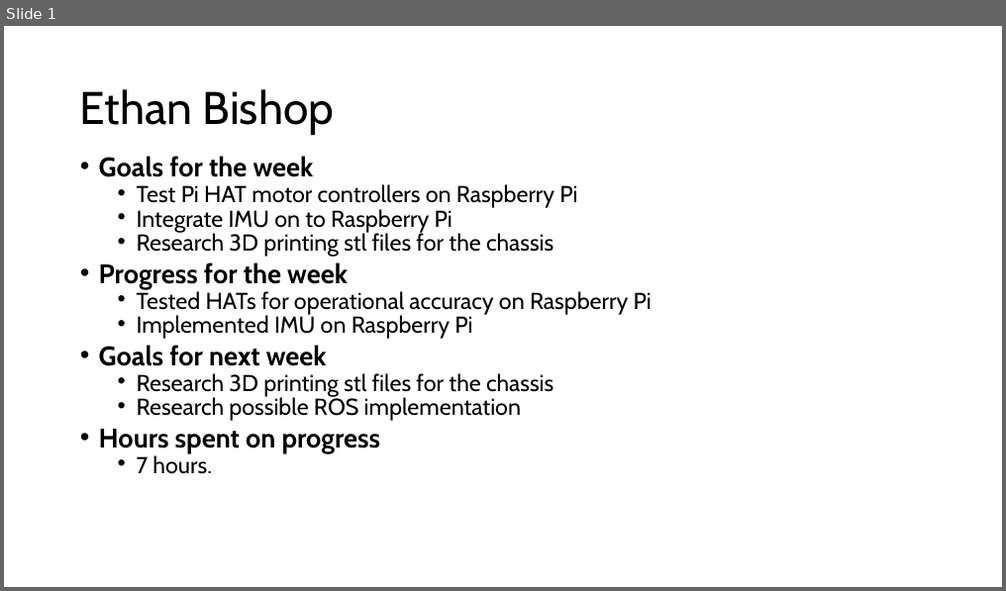
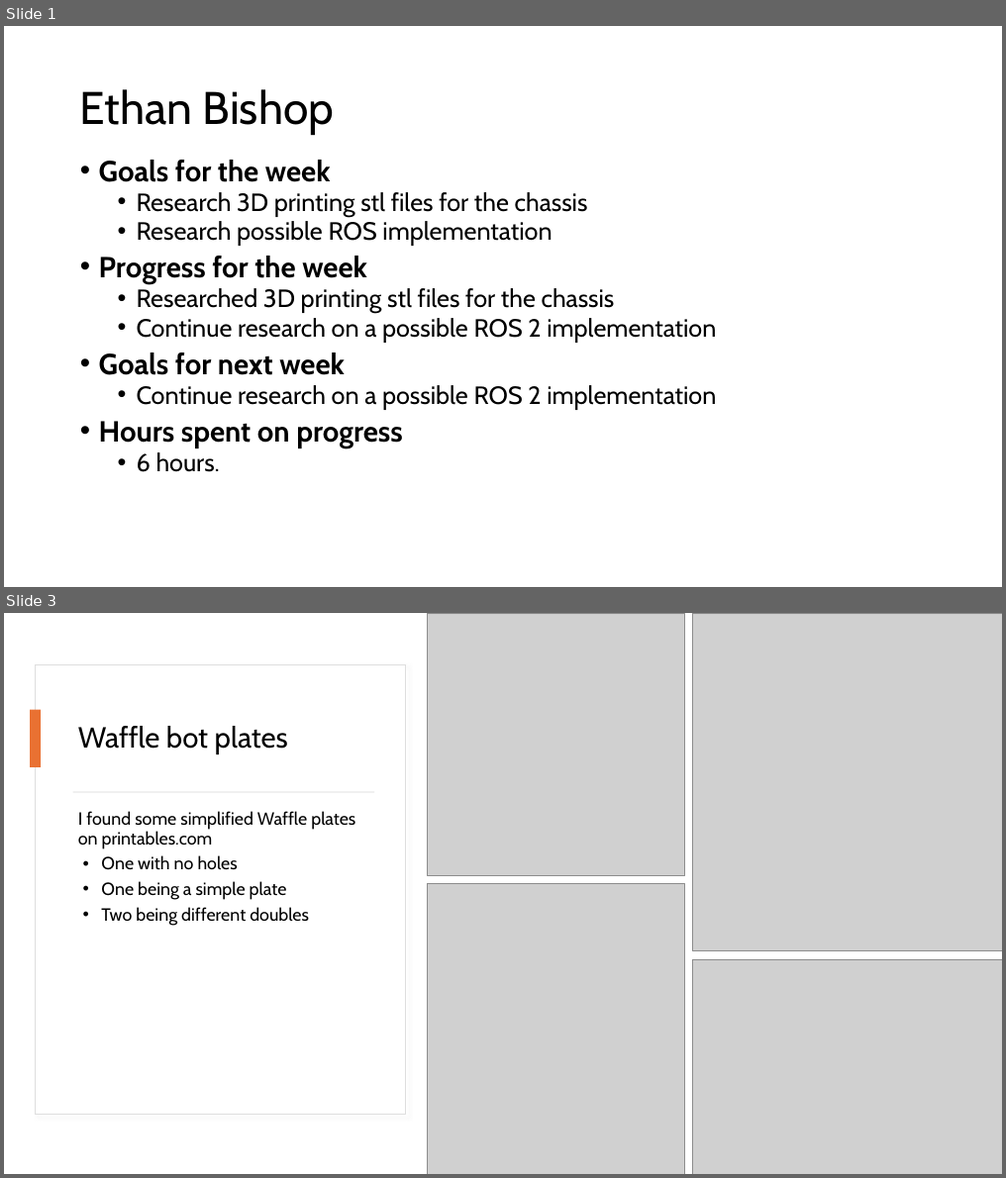
Before and after one commit to EthanWellsSr/BuggyBot, a slide deck: Weekly Reports/slides/3-ethan-bishop.pptx. Shown one above the other, each under a label of ours: slide 1 before the commit, slides 1 and 3 after it; the slides between them are not shown. The pictures are 1006x591 and 1006x1178 pixels, drawn with LibreOffice and Linux fonts; fonts in the diff are those of the drawing; grey boxes stand for pictures. Boxes give left, top, right and bottom in pixels: in the first picture for what was removed or moved away, otherwise in the second. Text is boxed around its words. In the diff, an @@ line names an element or a change of style, - is before the commit and + after.

Commit message:
Updated Week 7 slides

```diff
--- a/Weekly Reports/slides/3-ethan-bishop.pptx
+++ b/Weekly Reports/slides/3-ethan-bishop.pptx
@@ slide 3 added at (4,613,1002,1174), background #FFFFFF @@
@@ picture added at (428,613,685,875) @@
@@ picture added at (693,613,1002,952) @@
@@ rectangle added at (36,664,405,1115), fill #FFFFFF, outline #DEDEDE 0.75 pt @@
@@ rectangle added at (30,710,41,767), fill #E97132 @@
@@ title added at (78,726,288,755), 28 pt, text #000000 @@
+Waffle bot plates
@@ rectangle added at (73,792,374,792), fill #D5D5D5 @@
@@ text added at (78,811,355,926), 17 pt, text #000000 @@
+I found some simplified Waffle plates on printables.com
+• One with no holes
+• One being a simple plate
+• Two being different doubles
@@ picture added at (428,884,685,1174) @@
@@ picture added at (693,959,1002,1174) @@
@@ slide 1 changed as well @@
@@ text at (99,160,588,449): size 25.9 to 28 pt in "Goals for the week", "Hours spent on progress"; size 22.2 to 24 pt in "Research 3D printing stl files for the ...", "Research possible ROS implementation"; line spacing 0.7 to 0.8 @@
@@ text at (99,184,651,367): paragraphs removed @@
-  • Test Pi HAT motor controllers on Raspberry Pi
-  • Integrate IMU on to Raspberry Pi
-  • Research 3D printing stl files for the chassis
-• Progress for the week
-  • Tested HATs for operational accuracy on Raspberry Pi
-  • Implemented IMU on Raspberry Pi
-• Goals for next week
@@ text at (99,256,716,410): paragraphs added @@
+• Progress for the week
+  • Researched 3D printing stl files for the chassis
+  • Continue research on a possible ROS 2 implementation
+• Goals for next week
+  • Continue research on a possible ROS 2 implementation
@@ text at (137,453,220,472): text changed; size 22.2 to 24 pt @@
-  • 7 hours.
+  • 6 hours.
```
Also in this commit, not shown: 1 other slide added, 2 slides removed.
